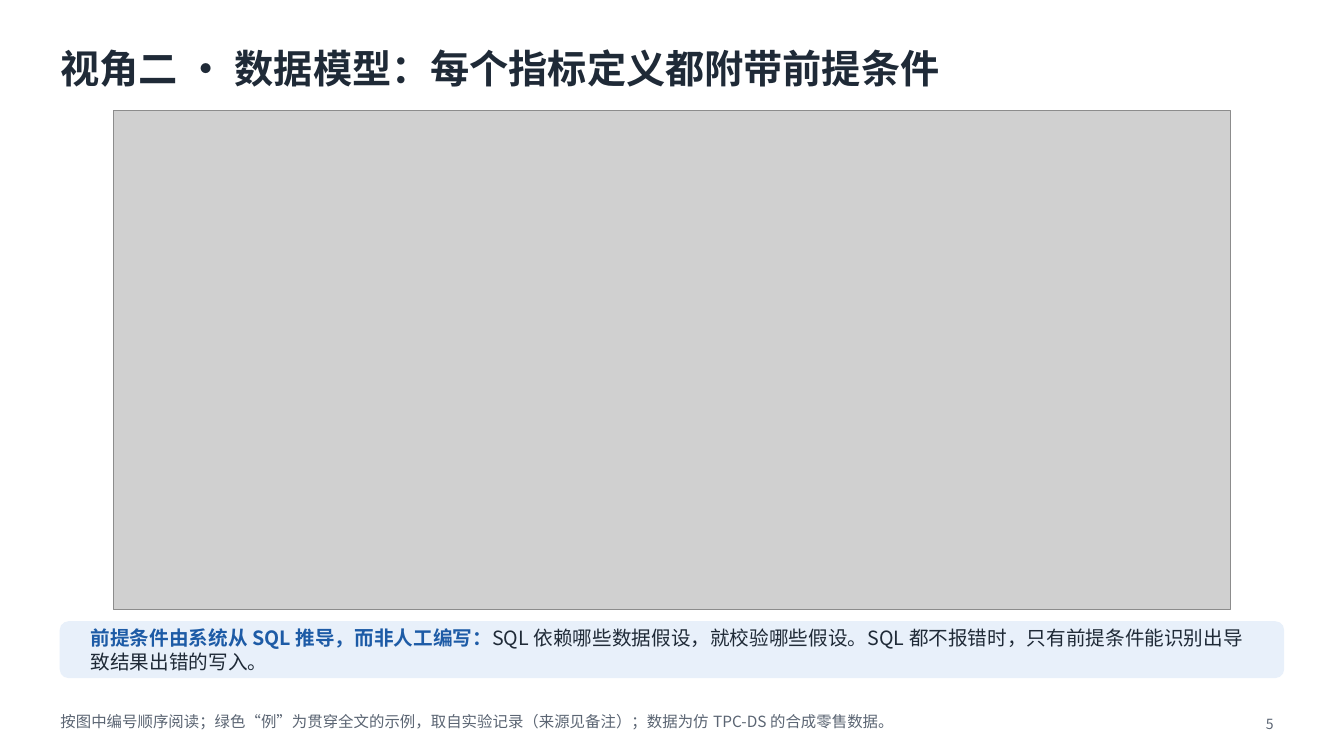
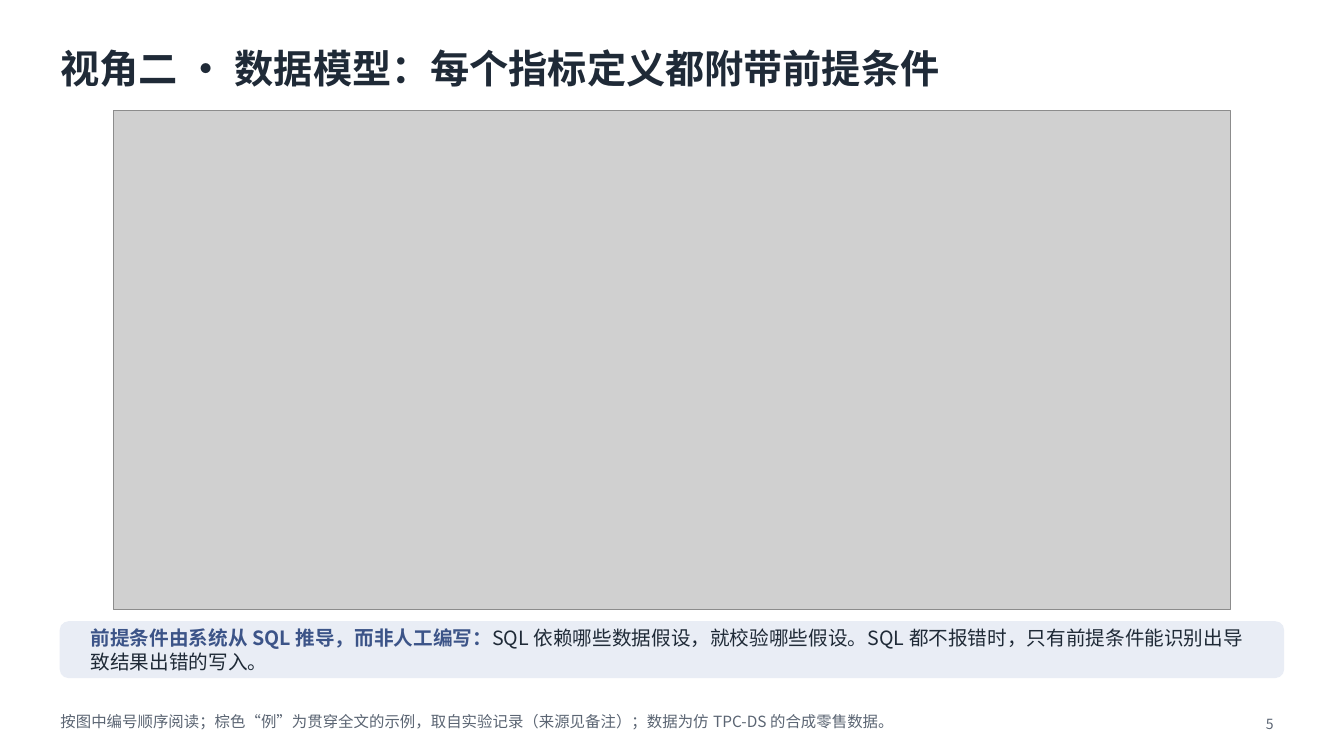
Before and after one commit to mmmttt000045/agent4db-adapter, a slide deck: slide 5 of docs/mavra-system.pptx. Drawn at 1344x756 pixels with LibreOffice and Linux fonts; fonts in the diff are those of the drawing; grey boxes stand for pictures. Boxes give left, top, right and bottom in pixels: in the first picture for what was removed or moved away, otherwise in the second. Text is boxed around its words. In the diff, an @@ line names an element or a change of style, - is before the commit and + after.

```diff
--- a/docs/mavra-system.pptx
+++ b/docs/mavra-system.pptx
@@ rounded rectangle at [60, 622, 1284, 678]: fill #E8F0FA to #E9EDF5; outline #E8F0FA 1 pt to #E9EDF5 1 pt @@
@@ text "前提条件由系统从 SQL 推导，而非人工编写：SQL 依赖哪些数据假设，就校验哪些假设。SQL 都不报错时，只有前提条件 ..." at [91, 628, 1243, 671]: text colour #1D5BA6 to #3C5488 in "前提条件由系统从 SQL 推导，而非人工编写：SQL" @@
@@ text at [60, 714, 893, 729]: text changed @@
-按图中编号顺序阅读；绿色“例”为贯穿全文的示例，取自实验记录（来源见备注）；数据为仿 TPC-DS 的合成零售数据。
+按图中编号顺序阅读；棕色“例”为贯穿全文的示例，取自实验记录（来源见备注）；数据为仿 TPC-DS 的合成零售数据。
```
Also in this commit, not shown: 7 other slides changed, 14 other files.
